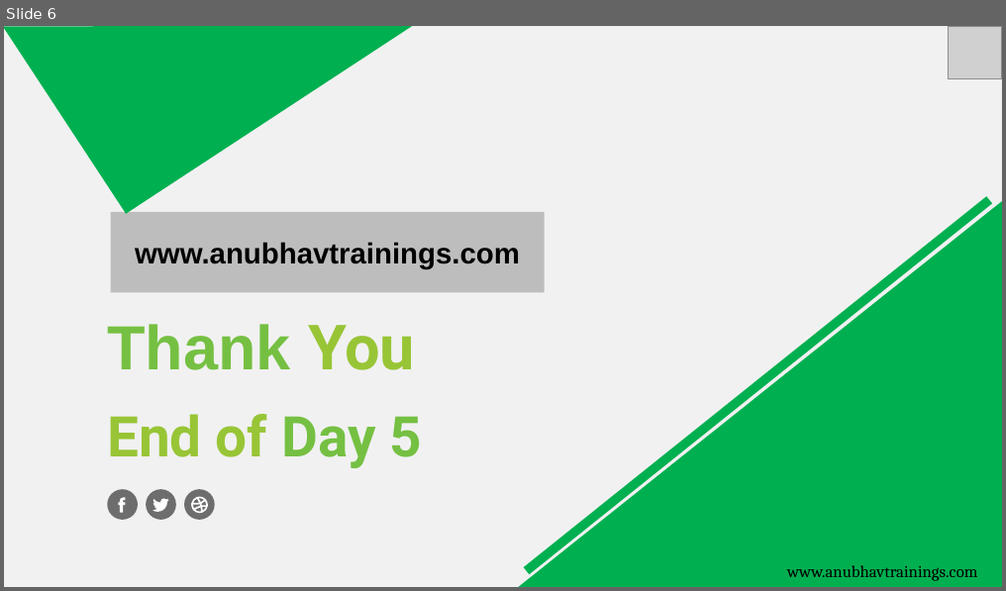
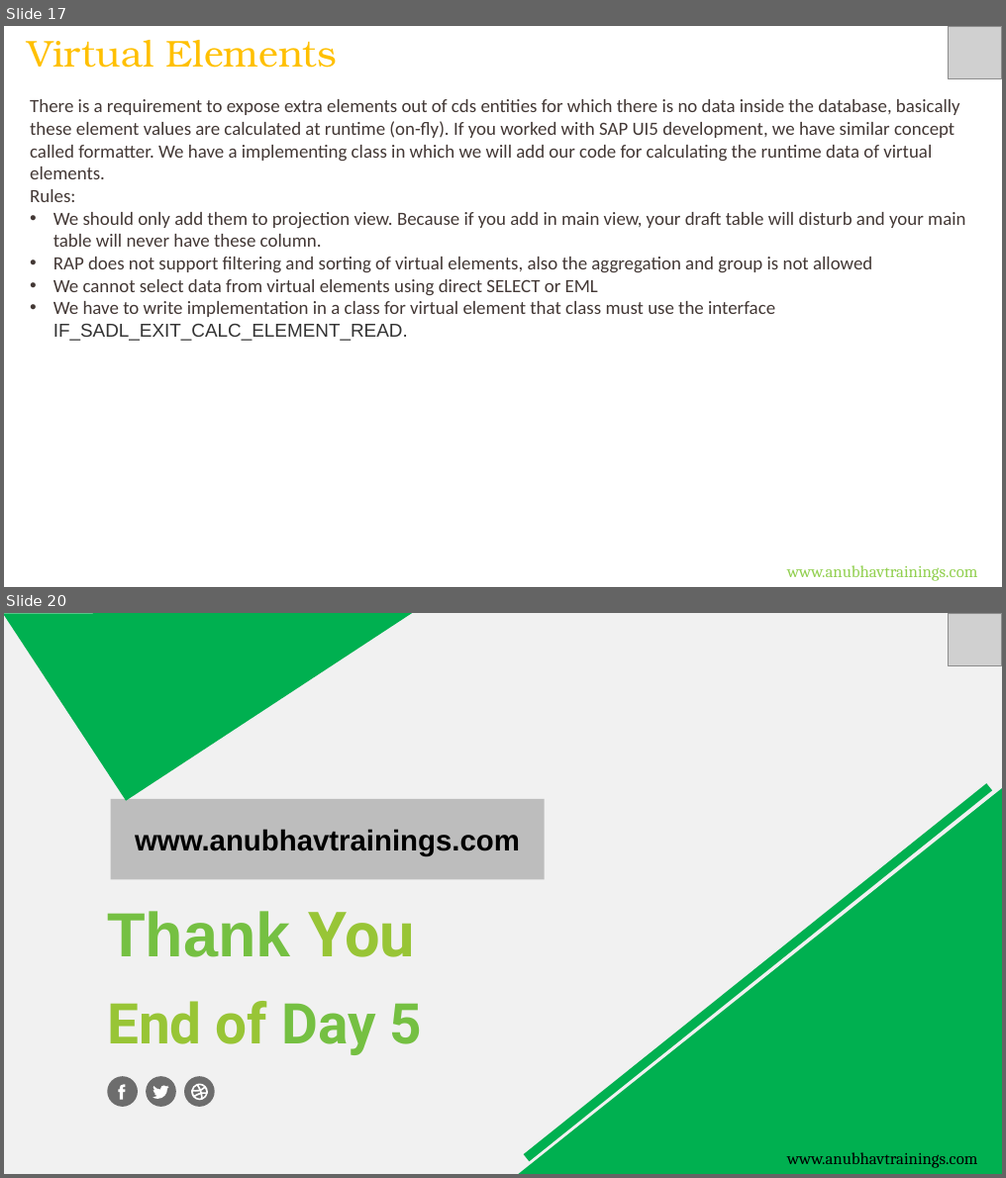
Before and after one commit to soyuztechnologies/AOC_Corporate_Training, a slide deck: Day 6/DAY-6.pptx. Shown one above the other, each under a label of ours: slide 6 before the commit, slides 17 and 20 after it; the slides between them are not shown. The pictures are 1006x591 and 1006x1178 pixels, drawn with LibreOffice and Linux fonts; fonts in the diff are those of the drawing; grey boxes stand for pictures. Boxes give left, top, right and bottom in pixels: in the first picture for what was removed or moved away, otherwise in the second. Text is boxed around its words. In the diff, an @@ line names an element or a change of style, - is before the commit and + after.

```diff
--- a/Day 6/DAY-6.pptx
+++ b/Day 6/DAY-6.pptx
@@ slide 17 added at [4,26,1002,587], background #FFFFFF @@
@@ text added at [27,40,337,68], 36 pt, text #FFC000 @@
+Virtual Elements
@@ picture added at [948,26,1002,79] @@
@@ text added at [30,99,965,341], 18 pt, text #433835 @@
+There is a requirement to expose extra elements out of cds entities for which there is no data inside the database, basically these element values are calculated at runtime (on-fly). If you worked with SAP UI5 development, we have similar concept called formatter. We have a implementing class in which we will add our code for calculating the runtime data of virtual elements.
+Rules:
+• We should only add them to projection view. Because if you add in main view, your draft table will disturb and your main table will never have these column.
+• RAP does not support filtering and sorting of virtual elements, also the aggregation and group is not allowed
+• We cannot select data from virtual elements using direct SELECT or EML
+• We have to write implementation in a class for virtual element that class must use the interface IF_SADL_EXIT_CALC_ELEMENT_READ.
@@ text added at [787,566,977,581], 16 pt, text #92D050 @@
+www.anubhavtrainings.com
@@ what was slide 6 is now slide 20 @@
```
Also in this commit, not shown: 1 slide changed, 13 other slides added, 4 other files.
